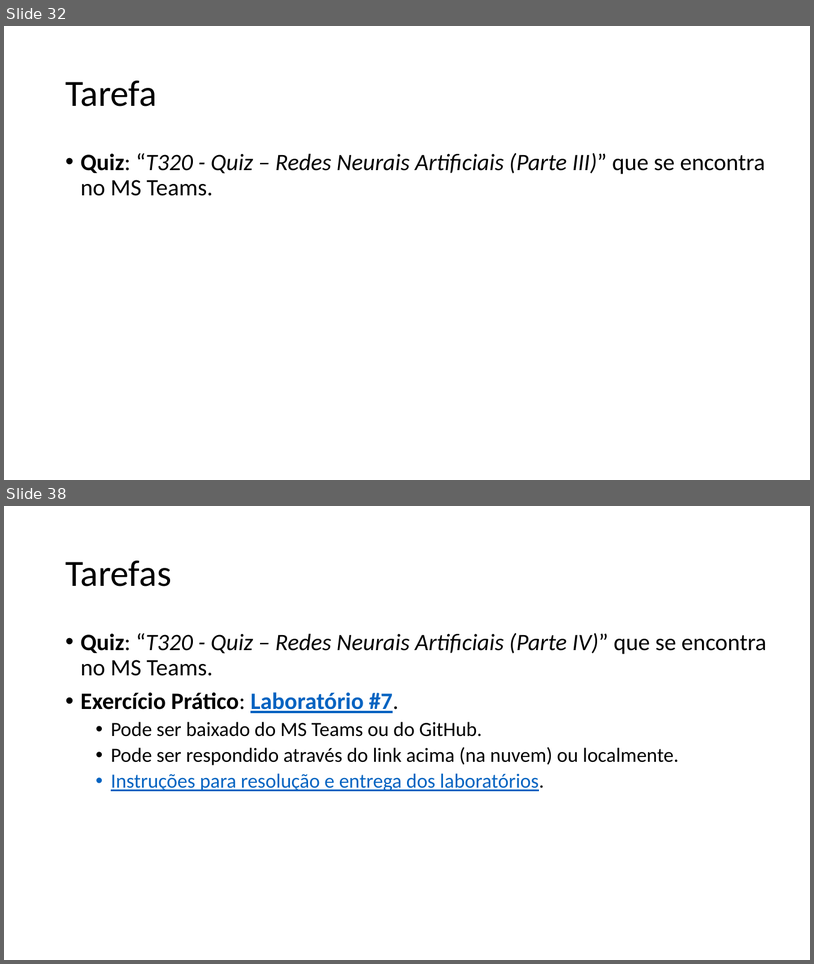
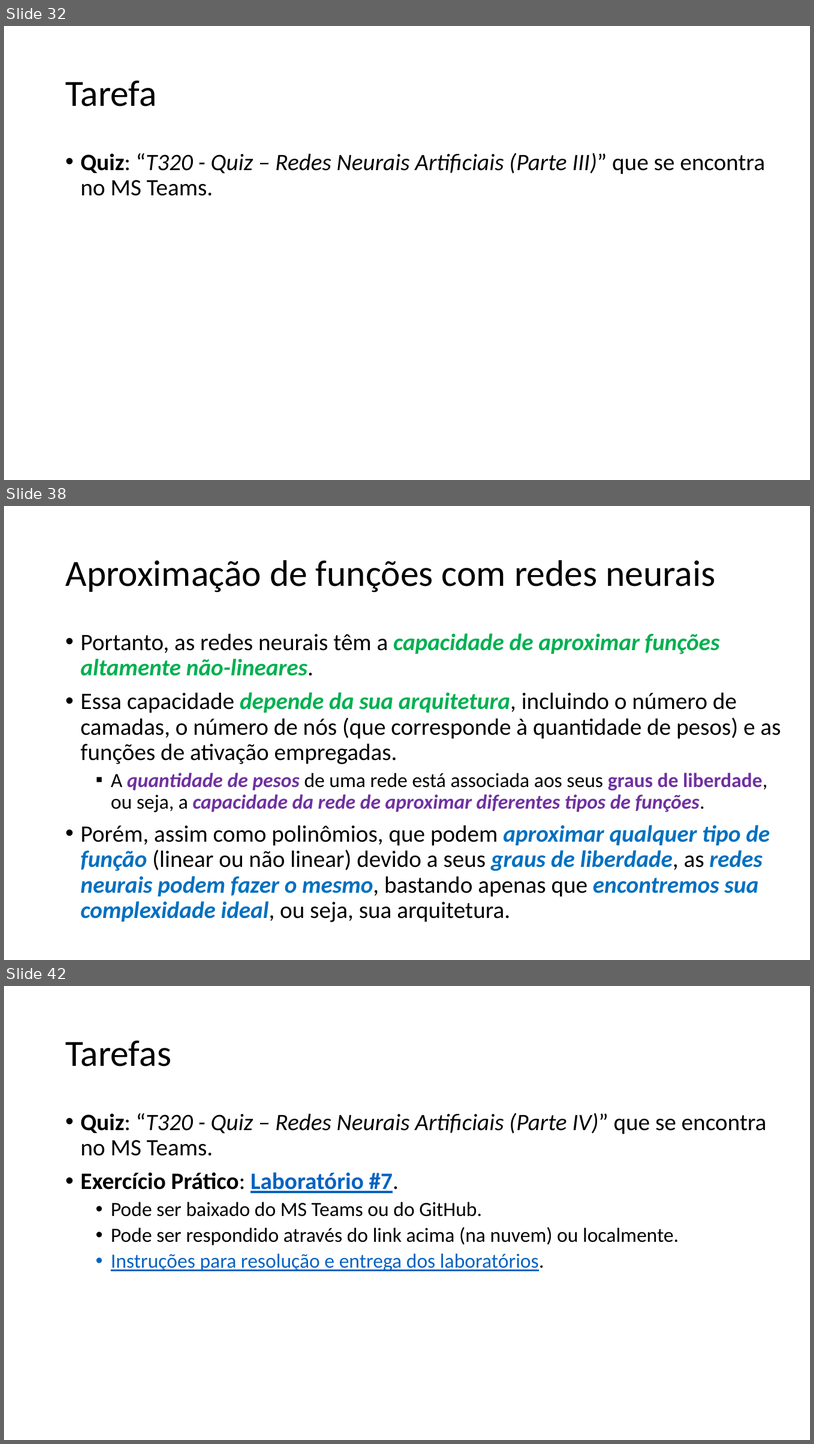
Before and after one commit to zz4fap/t320_aprendizado_de_maquina, a slide deck: slides/T320_Redes_Neurais_Artificiais (Parte II).pptx. Shown one above the other, each under a label of ours: slides 32 and 38 before the commit, slides 32, 38 and 42 after it; the slides between them are not shown. The pictures are 814x964 and 814x1444 pixels, drawn with LibreOffice and Linux fonts; fonts in the diff are those of the drawing. Boxes give left, top, right and bottom in pixels: in the first picture for what was removed or moved away, otherwise in the second. Text is boxed around its words. In the diff, an @@ line names an element or a change of style, - is before the commit and + after.

```diff
--- a/slides/T320_Redes_Neurais_Artificiais (Parte II).pptx
+++ b/slides/T320_Redes_Neurais_Artificiais (Parte II).pptx
@@ slide 38 added at (4,506,810,960), background #FFFFFF @@
@@ title added at (65,560,716,592), 44 pt, text #000000 @@
+Aproximação de funções com redes neurais
@@ text added at (81,633,781,922), 28 pt, text #000000 @@
+• Portanto, as redes neurais têm a capacidade de aproximar funções altamente não-lineares.
+• Essa capacidade depende da sua arquitetura, incluindo o número de camadas, o número de nós (que corresponde à quantidade de pesos) e as funções de ativação empregadas.
+  ▪ A quantidade de pesos de uma rede está associada aos seus graus de liberdade, ou seja, a capacidade da rede de aproximar diferentes tipos de funções.
+• Porém, assim como polinômios, que podem aproximar qualquer tipo de função (linear ou não linear) devido a seus graus de liberdade, as redes neurais podem fazer o mesmo, bastando apenas que encontremos sua complexidade ideal, ou seja, sua arquitetura.
@@ what was slide 38 is now slide 42 @@
```
Also in this commit, not shown: 5 slides changed, 5 other slides added, 2 slides removed, 2 other files.
